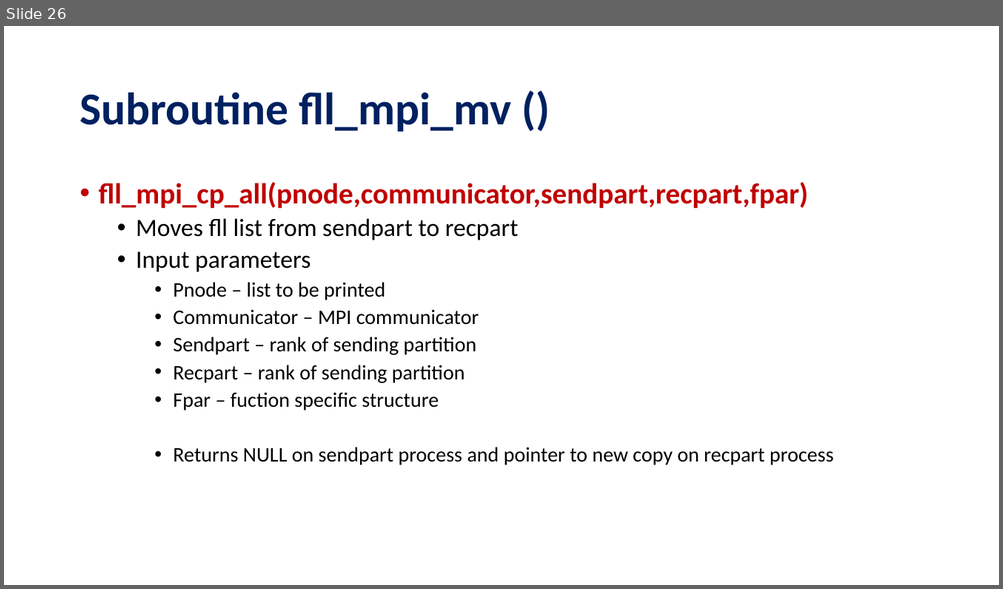
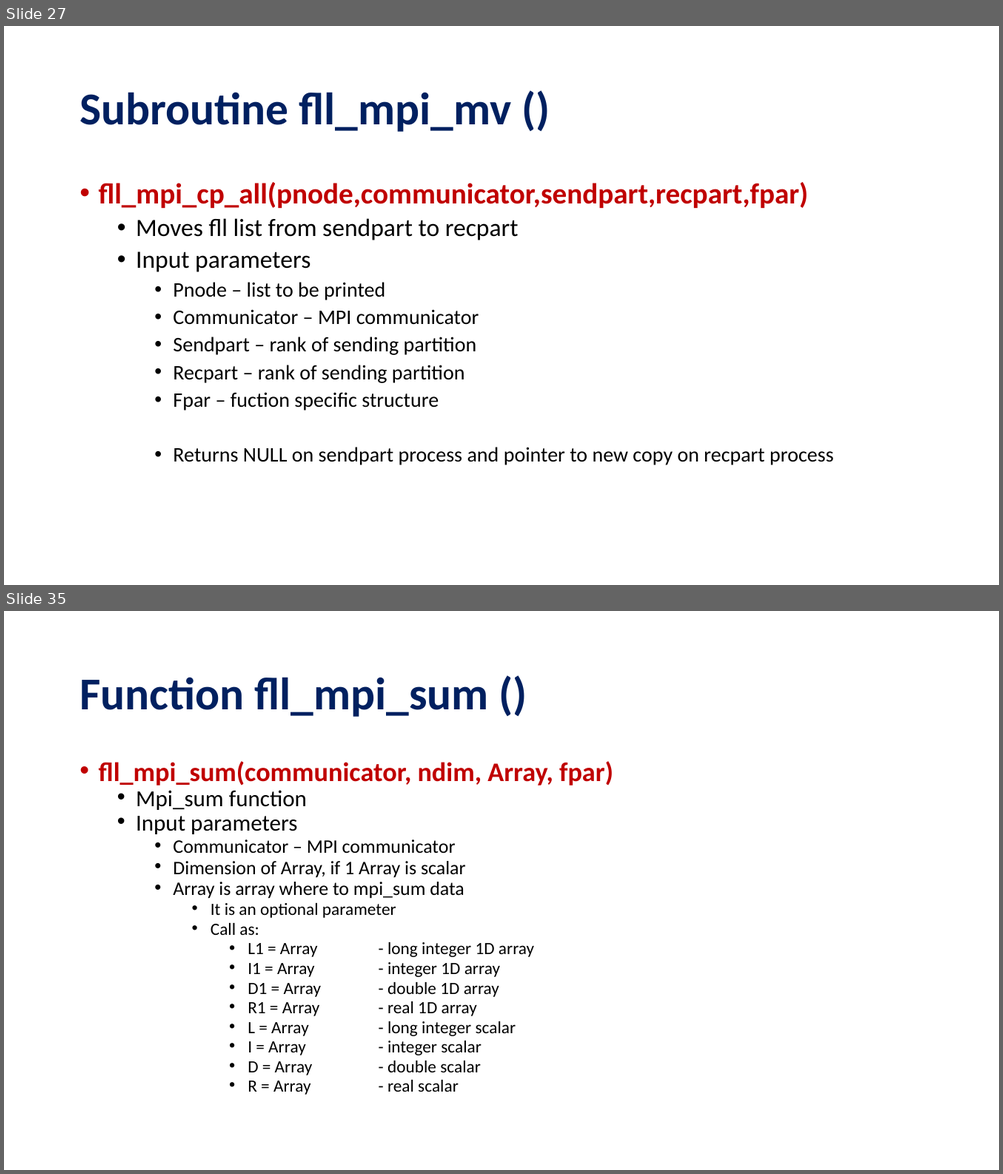
Before and after one commit to ZedThree/fort_depend.py, a slide deck: fll–FortranLinkedListLibrary.pptx. Shown one above the other, each under a label of ours: slide 26 before the commit, slides 27 and 35 after it; the slides between them are not shown. The pictures are 1003x589 and 1003x1174 pixels, drawn with LibreOffice and Linux fonts; fonts in the diff are those of the drawing. Boxes give left, top, right and bottom in pixels: in the first picture for what was removed or moved away, otherwise in the second. Text is boxed around its words. In the diff, an @@ line names an element or a change of style, - is before the commit and + after.

```diff
--- a/fll–FortranLinkedListLibrary.pptx
+++ b/fll–FortranLinkedListLibrary.pptx
@@ slide 35 added at bbox=[4, 611, 999, 1170], background #FFFFFF @@
@@ title added at bbox=[79, 677, 488, 717], 44 pt, text #002060, bold @@
+Function fll_mpi_sum ()
@@ text added at bbox=[99, 761, 613, 1095], 16.6 pt, text #000000 @@
+• fll_mpi_sum(communicator, ndim, Array, fpar)
+  • Mpi_sum function
+  • Input parameters
+    • Communicator – MPI communicator
+    • Dimension of Array, if 1 Array is scalar
+    • Array is array where to mpi_sum data
+      • It is an optional parameter
+      • Call as:
+        • L1 = Array - long integer 1D array
+        • I1 = Array - integer 1D array
+        • D1 = Array - double 1D array
+        • R1 = Array - real 1D array
+        • L = Array - long integer scalar
+        • I = Array - integer scalar
+        • D = Array - double scalar
+        • R = Array - real scalar
@@ what was slide 26 is now slide 27 @@
```
Also in this commit, not shown: 2 slides changed, 8 other slides added, 1 other file.
